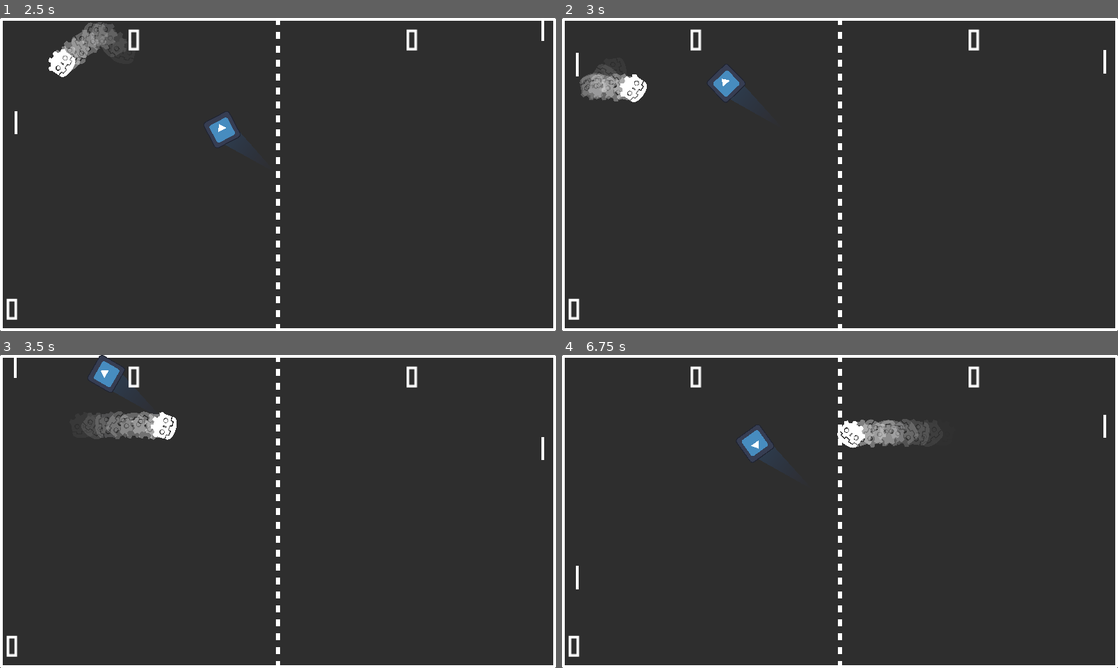
Above: before the commit, frames 1-4 (two rows, left to right).
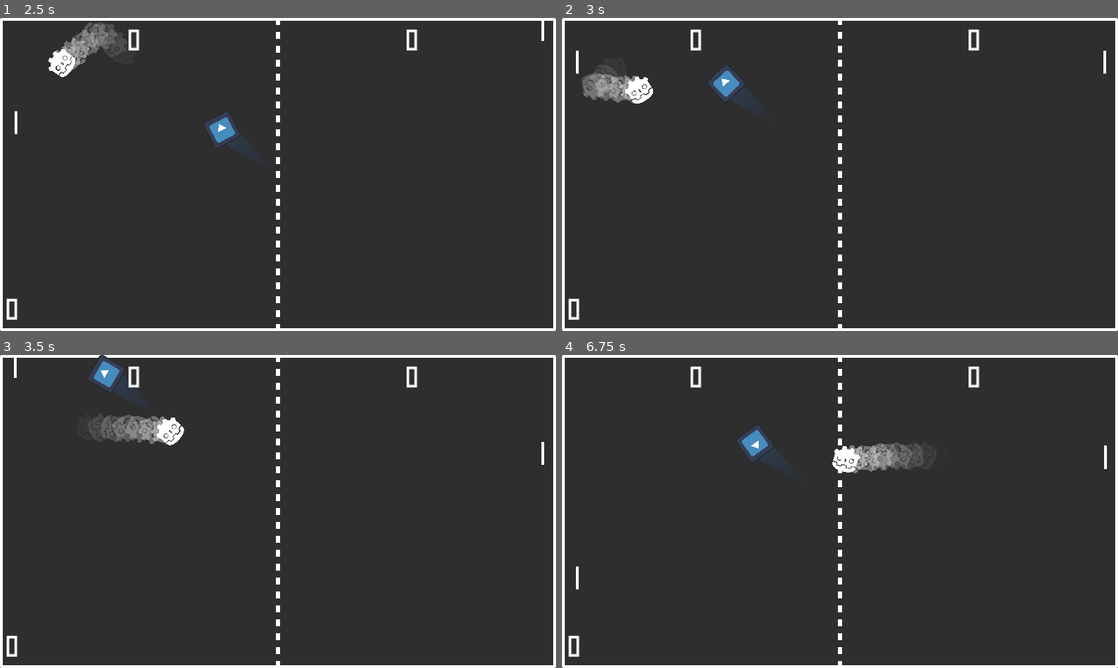
Above: after the commit, the same moments.

Repository: Bryaron/GodotPong
Game: Godot game, scene res://Scenes/Level.tscn
Two runs of this game, one before a commit and one after it. Both use one fixed random seed, a clock stepped at 60 frames per second and the inputs below. The engine's default icon, where the game draws it, is replaced by a stand-in: a white triangle on a blue panel in a dark square.
Inputs:
- Up to frame 1 (2.5 s): tap Enter at 0.5 s; hold W (move_up) 0.53-1.28 s; hold S (move_down) 1.28-2.03 s; hold W (move_up) from 2.03 s (still down)
- Up to frame 2 (3 s): keep holding W (move_up)
- Up to frame 3 (3.5 s): keep holding W (move_up)
- Up to frame 4 (6.75 s): release W (move_up) at 3.53 s; hold S (move_down) 3.53-5.78 s; hold W (move_up) from 5.78 s (still down)

Frame 1 is identical in both runs. In frame 2, 0.6% of the frame differs, in the area x 2-98%, y 10-28%; in frame 3, 0.8%; in frame 4, 2.3%, in the area x 2-98%, y 19-68%.

Commit message:
Versión subida a Itch.io

Diff:
--- a/Scenes/Level.tscn
+++ b/Scenes/Level.tscn
@@ -18,20 +18,12 @@
 script = ExtResource("1_e1lm2")
 powerUp = ExtResource("6_rv12r")
 
-[node name="Background" type="ColorRect" parent="."]
-visible = false
-offset_right = 1920.0
-offset_bottom = 1080.0
-size_flags_horizontal = 0
-color = Color(0, 0, 0, 1)
-
 [node name="ContainerBorder" type="Panel" parent="."]
 offset_right = 1920.0
 offset_bottom = 1080.0
 
 [node name="ContainerBorderLine" type="Line2D" parent="ContainerBorder"]
 position = Vector2(-0.00012207, 0)
-scale = Vector2(1, 1)
 points = PackedVector2Array(5.00012, 5, 1915, 5, 1915, 1075, 5.00012, 1075)
 closed = true
 joint_mode = 2
--- a/Scenes/Opponent.tscn
+++ b/Scenes/Opponent.tscn
@@ -2,11 +2,11 @@
 
 [ext_resource type="Script" path="res://Scripts/Opponent.gd" id="1_yvog6"]
 
+[sub_resource type="RectangleShape2D" id="RectangleShape2D_arvjo"]
+size = Vector2(14, 80)
+
 [sub_resource type="RectangleShape2D" id="RectangleShape2D_tey5v"]
-size = Vector2(10, 78)
-
-[sub_resource type="RectangleShape2D" id="RectangleShape2D_arvjo"]
-size = Vector2(12, 84)
+size = Vector2(10, 80)
 
 [sub_resource type="Animation" id="Animation_kcakp"]
 length = 0.001
@@ -134,6 +134,7 @@
 motion_mode = 1
 up_direction = Vector2(1, 0)
 slide_on_ceiling = false
+wall_min_slide_angle = 0.0
 script = ExtResource("1_yvog6")
 
 [node name="ColorRect" type="ColorRect" parent="."]
@@ -141,17 +142,18 @@
 offset_right = 10.0
 offset_bottom = 40.0
 
+[node name="Area2D" type="Area2D" parent="."]
+position = Vector2(0, -40)
+priority = 1
+
+[node name="CollisionShape2D" type="CollisionShape2D" parent="Area2D"]
+position = Vector2(3, 40)
+shape = SubResource("RectangleShape2D_arvjo")
+debug_color = Color(0.941176, 0, 0.615686, 0.419608)
+
 [node name="CollisionShape2D" type="CollisionShape2D" parent="."]
 position = Vector2(5, 0)
 shape = SubResource("RectangleShape2D_tey5v")
-
-[node name="Area2D" type="Area2D" parent="."]
-position = Vector2(0, -40)
-
-[node name="CollisionShape2D" type="CollisionShape2D" parent="Area2D"]
-position = Vector2(4, 40)
-shape = SubResource("RectangleShape2D_arvjo")
-debug_color = Color(0.941176, 0, 0.615686, 0.419608)
 
 [node name="PowerupTimer" type="Timer" parent="."]
 wait_time = 10.0
--- a/Scenes/Player.tscn
+++ b/Scenes/Player.tscn
@@ -2,11 +2,11 @@
 
 [ext_resource type="Script" path="res://Scripts/Player.gd" id="1_warqk"]
 
+[sub_resource type="RectangleShape2D" id="RectangleShape2D_lpu6q"]
+size = Vector2(14, 80)
+
 [sub_resource type="RectangleShape2D" id="RectangleShape2D_tey5v"]
-size = Vector2(10, 78)
-
-[sub_resource type="RectangleShape2D" id="RectangleShape2D_lpu6q"]
-size = Vector2(12, 84)
+size = Vector2(10, 80)
 
 [sub_resource type="Animation" id="Animation_kcakp"]
 length = 0.001
@@ -130,26 +130,27 @@
 states/reduce_bar/node = SubResource("AnimationNodeAnimation_03tx3")
 states/reduce_bar/position = Vector2(544, 220)
 transitions = ["Start", "RESET", SubResource("AnimationNodeStateMachineTransition_x2kbg"), "RESET", "expand_bar", SubRe …(295 unchanged characters)…
-graph_offset = Vector2(-43, 13)
+graph_offset = Vector2(-119, 28)
 
 [node name="Player" type="CharacterBody2D"]
 motion_mode = 1
+wall_min_slide_angle = 0.0
 script = ExtResource("1_warqk")
 
 [node name="ColorRect" type="ColorRect" parent="."]
 offset_right = 10.0
 offset_bottom = 80.0
 
+[node name="Area2D" type="Area2D" parent="."]
+
+[node name="CollisionShape2D" type="CollisionShape2D" parent="Area2D"]
+position = Vector2(7, 40)
+shape = SubResource("RectangleShape2D_lpu6q")
+debug_color = Color(0.941176, 0, 0.615686, 0.419608)
+
 [node name="CollisionShape2D" type="CollisionShape2D" parent="."]
 position = Vector2(5, 40)
 shape = SubResource("RectangleShape2D_tey5v")
-
-[node name="Area2D" type="Area2D" parent="."]
-
-[node name="CollisionShape2D" type="CollisionShape2D" parent="Area2D"]
-position = Vector2(6, 40)
-shape = SubResource("RectangleShape2D_lpu6q")
-debug_color = Color(0.941176, 0, 0.615686, 0.419608)
 
 [node name="PowerupTimer" type="Timer" parent="."]
 wait_time = 10.0
--- a/Scenes/PowerUp.tscn
+++ b/Scenes/PowerUp.tscn
@@ -7,10 +7,7 @@
 [ext_resource type="PackedScene" uid="uid://dxtn55ep8wxdr" path="res://Scenes/Trail2D.tscn" id="5_hp7ry"]
 
 [sub_resource type="CircleShape2D" id="CircleShape2D_sp1en"]
-radius = 48.0
-
-[sub_resource type="CircleShape2D" id="CircleShape2D_k1y8l"]
-radius = 52.0096
+radius = 44.0
 
 [node name="PowerUp" type="CharacterBody2D" groups=["power"]]
 script = ExtResource("1_k2yo7")
@@ -29,12 +26,6 @@
 [node name="AudioPowerUp" type="AudioStreamPlayer" parent="."]
 stream = ExtResource("4_naq7d")
 
-[node name="Area2D" type="Area2D" parent="."]
-
-[node name="CollisionShape2D" type="CollisionShape2D" parent="Area2D"]
-shape = SubResource("CircleShape2D_k1y8l")
-debug_color = Color(0.72549, 0.282353, 0.945098, 0.419608)
-
 [node name="VisibleOnScreenNotifier2D" type="VisibleOnScreenNotifier2D" parent="."]
 scale = Vector2(4.5, 4.5)
 
@@ -47,5 +38,4 @@
 is_emitting = true
 target_path = NodePath("..")
 
-[connection signal="body_entered" from="Area2D" to="." method="_on_area_2d_body_entered"]
 [connection signal="screen_exited" from="VisibleOnScreenNotifier2D" to="." method="_on_visible_on_screen_notifier_2d_screen_exited"]
--- a/Scripts/Global.gd
+++ b/Scripts/Global.gd
@@ -1,20 +1,17 @@
 extends Node
 
 @onready var border = get_node("/root/Level/ContainerBorder/ContainerBorderLine")
-@onready var background = get_node("/root/Level/Background")
 @onready var playerBar = get_node("/root/Level/Player/ColorRect")
 @onready var opponentBar = get_node("/root/Level/Opponent/ColorRect")
 @onready var dashedLine2D = get_node("/root/Level/DashedLine2D")
 
 func change_scenary():
 	# Generar colores aleatorios para el fondo y los bordes
-	var background_color = Color(randf(), randf(), randf())
 	var border_color = Color(randf(), randf(), randf())
 	var player_color = Color(randf(), randf(), randf())
 	var opponent_color = Color(randf(), randf(), randf())
 	var line2D_color = border_color
 
-	background.color = background_color
 	playerBar.color = player_color
 	opponentBar.color = opponent_color
 	dashedLine2D.modulate = line2D_color
--- a/Scripts/Level.gd
+++ b/Scripts/Level.gd
@@ -12,6 +12,7 @@
 	$ScorePlayer.text = str(playerScore)
 	$ScoreOpponent.text = str(opponentScore)
 	$TimePowerUp.text = str(int($Player/PowerupTimer.time_left))
+
 func _restart_game():
 	$Ball.is_moving = false;
 	$Ball.direction = Vector2.ZERO
--- a/Scripts/Opponent.gd
+++ b/Scripts/Opponent.gd
@@ -29,6 +29,7 @@
 		accelerate(delta)
 
 	move_and_collide(velocity * delta)
+
 
 func _get_direction():
 	if abs(ball.position.y - position.y ) > 0:
--- a/Scripts/Player.gd
+++ b/Scripts/Player.gd
@@ -28,7 +28,7 @@
 		isMoving = true
 		accelerate(delta)
 
-	move_and_collide(velocity * delta)
+	move_and_collide(velocity * delta, 0.00)
 
 func accelerate(delta):
 	velocity += (direction * acceleration * delta)
@@ -69,9 +69,9 @@
 		if powerUp3:
 			Global.change_scenary()
 
+		body.queue_free()
 		_reset_timer()
 		_reset_powerups()
-		body.queue_free()
 
 func _on_powerup_timer_timeout():
 	_reset_player()
--- a/Scripts/PowerUp.gd
+++ b/Scripts/PowerUp.gd
@@ -27,6 +27,7 @@
 			rotSpeed = rotSpeed * -1
 			var collider = collide.get_collider() #Obtengo el objecto mediante el collider
 			if collider is Player or collider is Opponent:
+				give_powerup(collider)
 				audio.stream = $AudioPowerUp.get_stream()
 				audio.play()
 			else:
@@ -50,17 +51,13 @@
 	match powerupState:
 		PowerUpEnum.POWERUP_1:
 			body.powerUp1 = true
-			#print(str(body) + " : El estado del power-up es: " + str(powerupState) + " Agrandando la barra " + str(body.powerUp1) )
+			print(str(body) + " : El estado del power-up es: " + str(powerupState) + " Agrandando la barra " + str(body.powerUp1) )
 		PowerUpEnum.POWERUP_2:
 			body.powerUp2 = true
-			#print(str(body) + " : El estado del power-up es: " + str(powerupState) + " Achicando la barra " + str(body.powerUp2))
+			print(str(body) + " : El estado del power-up es: " + str(powerupState) + " Achicando la barra " + str(body.powerUp2))
 		PowerUpEnum.POWERUP_3:
 			body.powerUp3 = true
-			#print(str(body) + " : El estado del power-up es: " + str(powerupState) + " Cambiando escenario " + str(body.powerUp3))
-
-func _on_area_2d_body_entered(body):
-	if body is Player or body is Opponent:
-		give_powerup(body)
+			print(str(body) + " : El estado del power-up es: " + str(powerupState) + " Cambiando escenario " + str(body.powerUp3))
 
 func _on_visible_on_screen_notifier_2d_screen_exited():
 	queue_free()
Not shown, added: Builds/web/index.apple-touch-icon.png.import
Not shown, added: Builds/web/index.icon.png.import
Not shown, added: Builds/web/index.png.import
Not shown: 1 places in Scenes/PowerUp.tscn that only renumber resources
Not shown, added: Builds/web.zip
Not shown, added: Builds/web/index.apple-touch-icon.png
Not shown, added: Builds/web/index.audio.worklet.js
Not shown, added: Builds/web/index.html
Not shown, added: Builds/web/index.icon.png
Not shown, added: Builds/web/index.js
Not shown, added: Builds/web/index.pck
Not shown, added: Builds/web/index.png
(and 3 more such lines)
